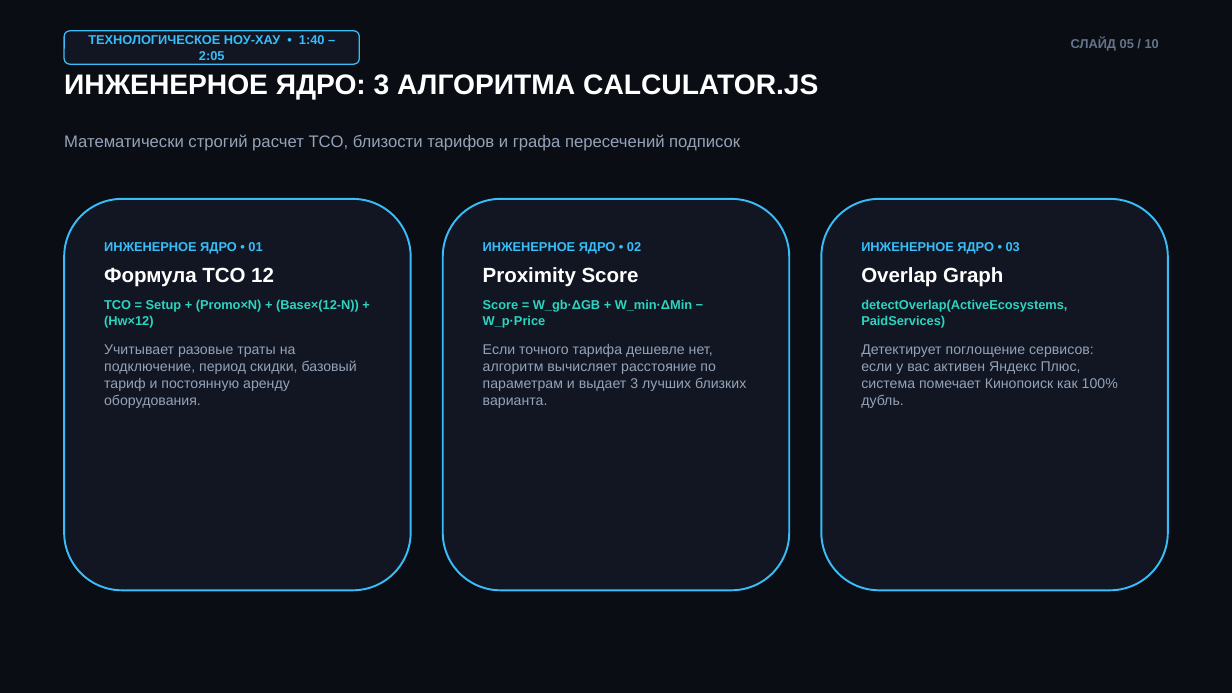
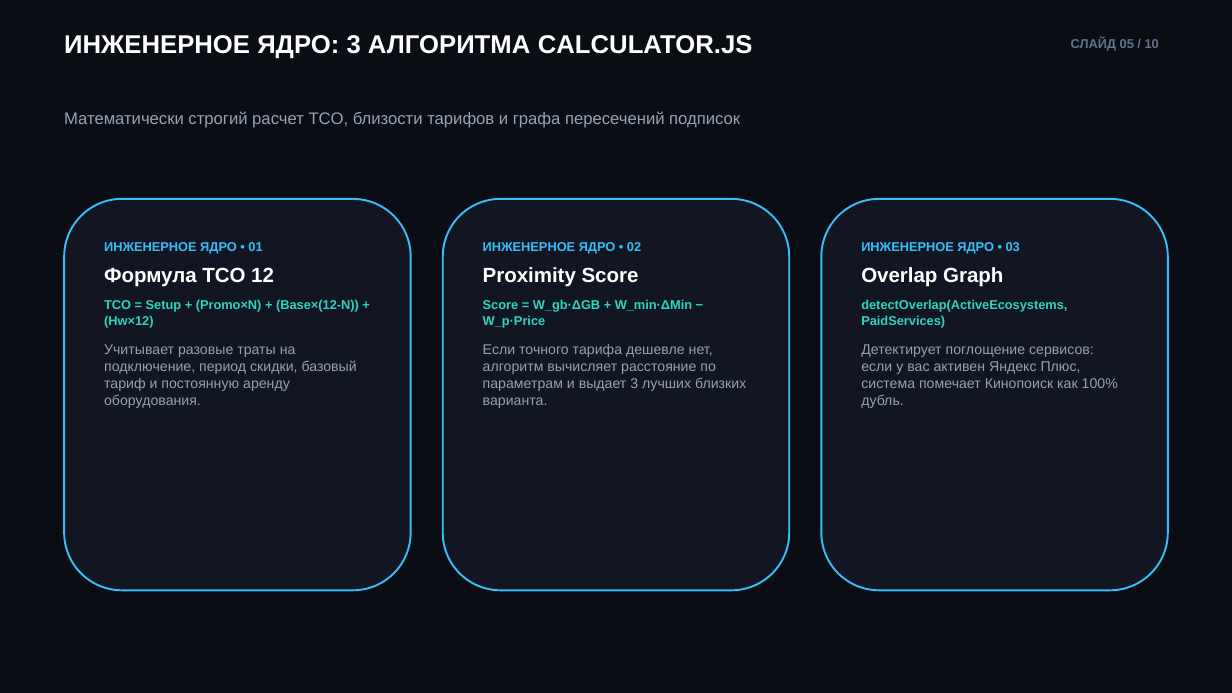
Before and after one commit to artboi5436-svg/nepereplachivay, a slide deck: slide 5 of competition_pitch.pptx. Drawn at 1232x693 pixels with LibreOffice and Linux fonts; fonts in the diff are those of the drawing. Boxes give left, top, right and bottom in pixels: in the first picture for what was removed or moved away, otherwise in the second. Text is boxed around its words. In the diff, an @@ line names an element or a change of style, - is before the commit and + after.

```diff
--- a/competition_pitch.pptx
+++ b/competition_pitch.pptx
@@ text "ИНЖЕНЕРНОЕ ЯДРО: 3 АЛГОРИТМА CALCULATOR.JS": place and size @@
-text "ИНЖЕНЕРНОЕ ЯДРО: 3 АЛГОРИТМА CALCULATOR.JS" at (64,74,818,100)
+text "ИНЖЕНЕРНОЕ ЯДРО: 3 АЛГОРИТМА CALCULATOR.JS" at (64,35,753,58)
@@ text "ИНЖЕНЕРНОЕ ЯДРО: 3 АЛГОРИТМА CALCULATOR.JS" at (64,35,753,58): size 22 to 20 pt @@
@@ rounded rectangle removed at (64,30,359,64) @@
-ТЕХНОЛОГИЧЕСКОЕ НОУ-ХАУ • 1:40 – 2:05
@@ text "Математически строгий расчет TCO, близости ...": place and size @@
-text "Математически строгий расчет TCO, близости ..." at (64,134,740,151)
+text "Математически строгий расчет TCO, близости ..." at (64,111,740,128)
```
Also in this commit, not shown: 9 other slides changed, 14 other files.
